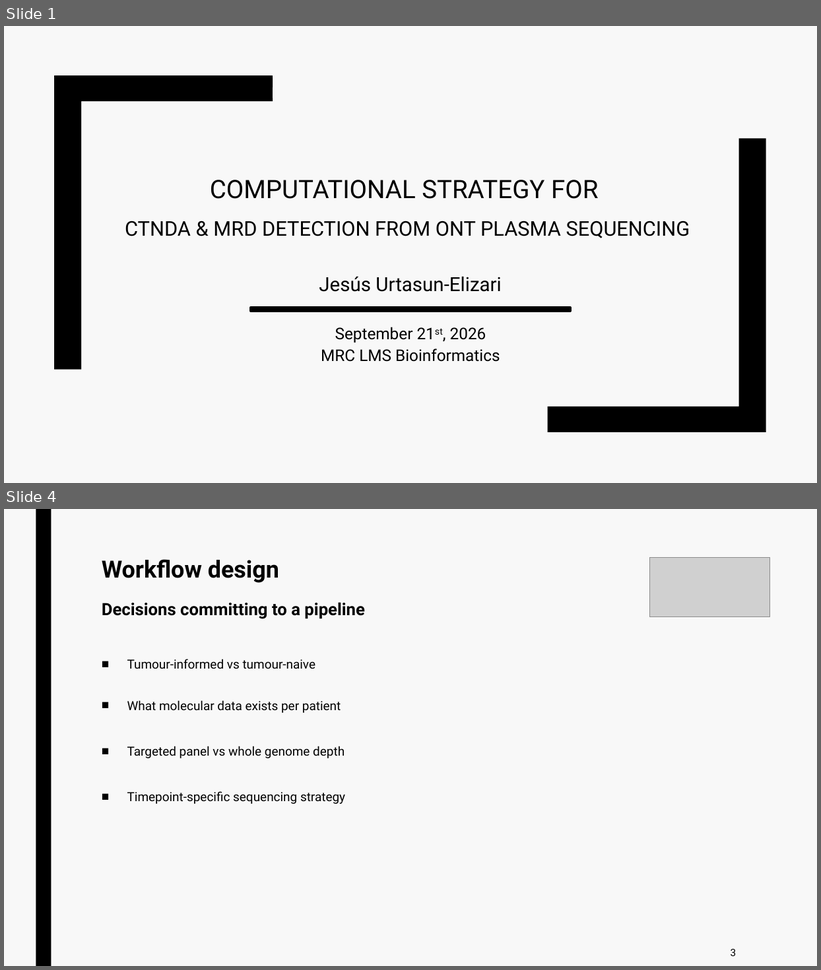
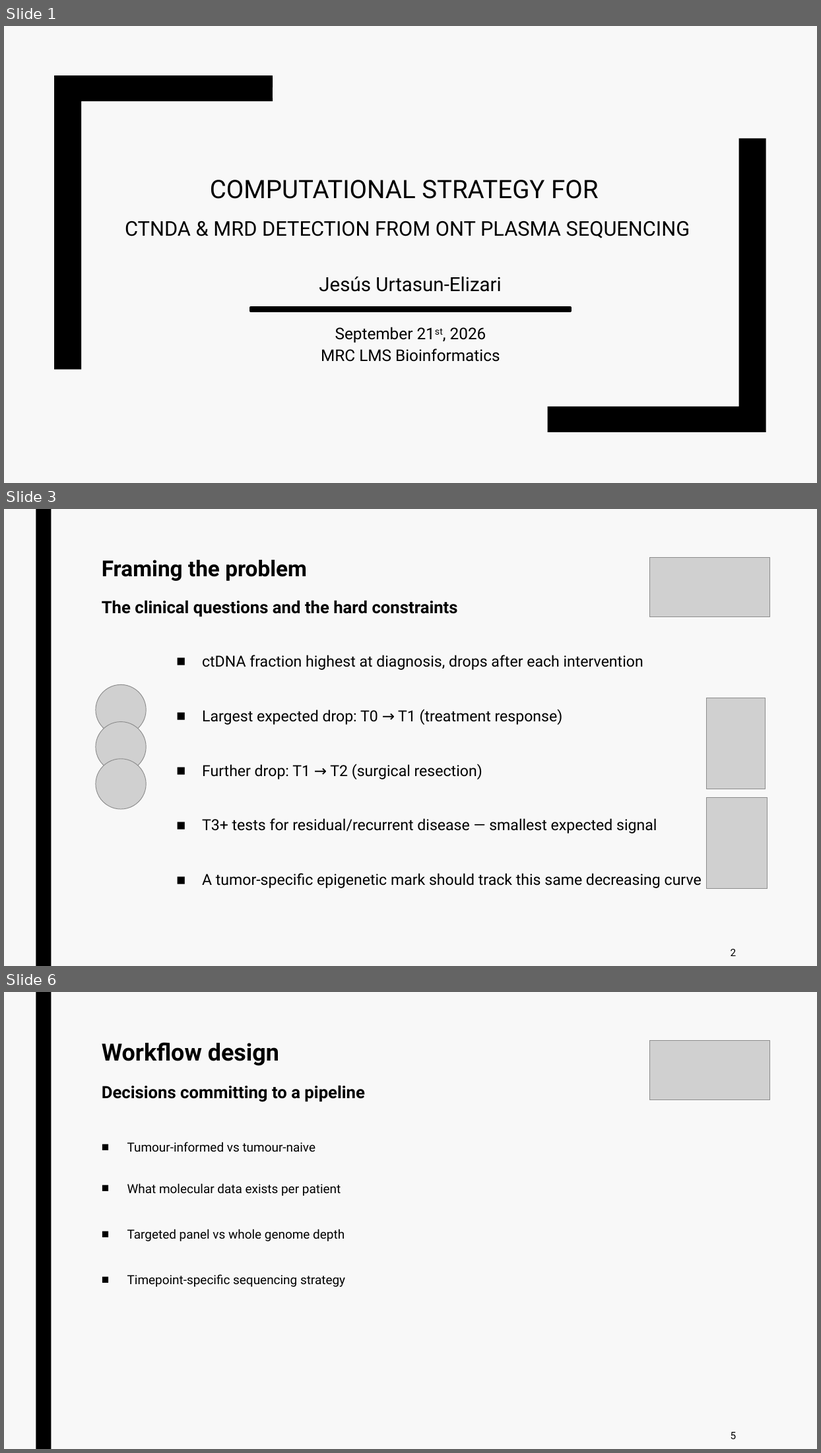
Before and after one commit to jurtasun/presentations, a slide deck: 202609_vhio_symposium/202609_vhio_technical.ppt. Shown one above the other, each under a label of ours: slides 1 and 4 before the commit, slides 1, 3 and 6 after it; the slides between them are not shown. The pictures are 821x970 and 821x1453 pixels, drawn with LibreOffice and Linux fonts; fonts in the diff are those of the drawing; grey boxes stand for pictures. Boxes give left, top, right and bottom in pixels: in the first picture for what was removed or moved away, otherwise in the second. Text is boxed around its words. In the diff, an @@ line names an element or a change of style, - is before the commit and + after.

```diff
--- a/202609_vhio_symposium/202609_vhio_technical.ppt
+++ b/202609_vhio_symposium/202609_vhio_technical.ppt
@@ slide 3 added at (4,509,817,966), background #F8F8F8; not listed: 1 template element that a slide beside it also shows @@
@@ title added at (102,560,458,617), 20 pt, text #000000, bold @@
+Framing the problem
+The clinical questions and the hard constraints
@@ picture added at (650,557,771,617) @@
@@ text added at (202,655,702,889), 18 pt, text #000000 @@
+■ ctDNA fraction highest at diagnosis, drops after each intervention
+■ Largest expected drop: T0 → T1 (treatment response)
+■ Further drop: T1 → T2 (surgical resection)
+■ T3+ tests for residual/recurrent disease — smallest expected signal
+■ A tumor-specific epigenetic mark should track this same decreasing curve
@@ picture added at (96,685,146,735) @@
@@ picture added at (707,698,765,789) @@
@@ picture added at (96,722,146,772) @@
@@ picture added at (96,759,146,810) @@
@@ picture added at (707,797,768,889) @@
@@ text added at (731,949,737,956), 12 pt, text #000000 @@
+2
@@ what was slide 4 is now slide 6 @@
@@ page number at (731,1432,737,1439): text changed @@
-3
+5
```
Also in this commit, not shown: 3 slides changed, 10 other slides added, 8 slides removed, 10 other files.
